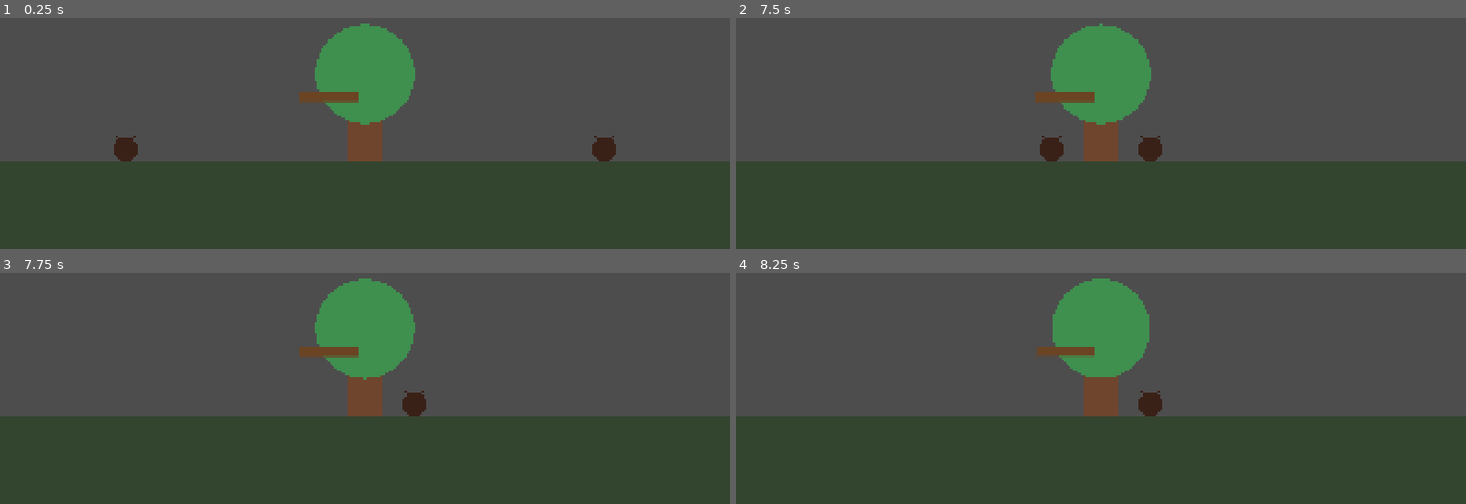
Above: before the commit, frames 1-4 (two rows, left to right).
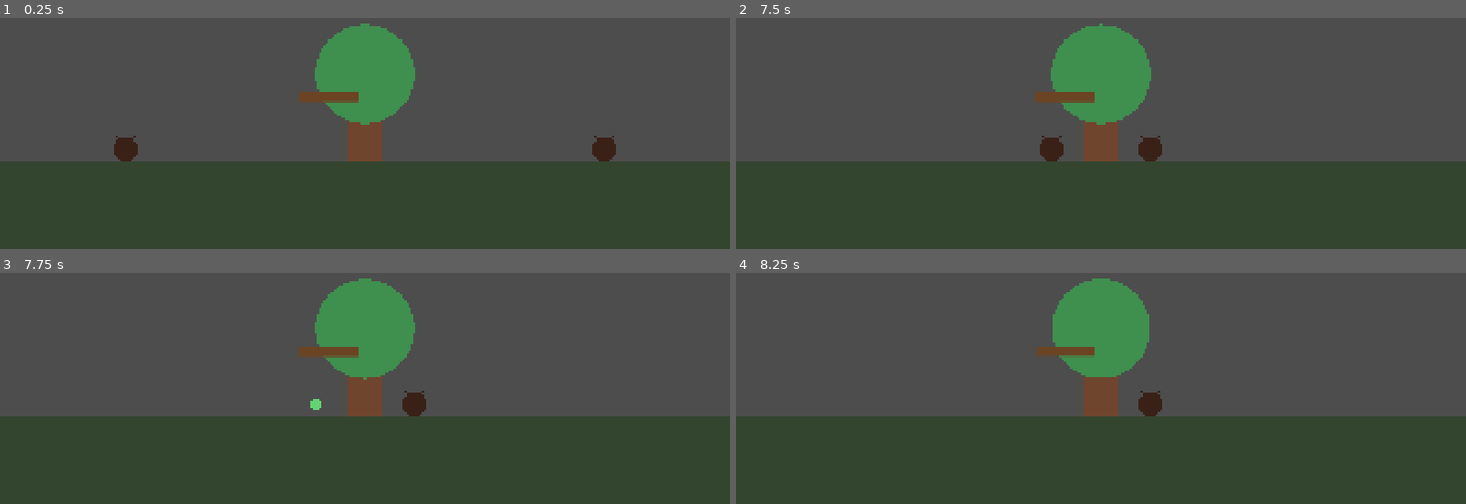
Above: after the commit, the same moments.

Repository: Triggggie/tree-guardian
Game: Godot game, scene res://scenes/main_world.tscn
The game is run twice, just before and just after one commit, with the same random seed, the same clock (stepped at 60 frames per second) and the same inputs. The project has no main scene, so this scene is started directly.
Inputs:
- Up to frame 1 (0.25 s): no input
- Up to frame 2 (7.5 s): tap Enter at 5, 6.5 s; tap Space at 5.75, 7.25 s
- Up to frame 3 (7.75 s): no input
- Up to frame 4 (8.25 s): tap Enter at 8 s

Frames 1-2 are identical in both runs. In frame 3, less than 0.1% of the frame differs, in the area x 42-44%, y 54-60%; in frame 4, nothing differs.

Commit message:
Add forest essence drop and collection

Diff:
--- /dev/null
+++ b/scenes/drops/forest_essence.tscn
@@ -0,0 +1,6 @@
+[gd_scene format=3 uid="uid://cuxmw11l8x4mi"]
+
+[ext_resource type="Script" uid="uid://c8c3ls2ow0n25" path="res://scripts/forest_essence.gd" id="1_atagu"]
+
+[node name="ForestEssence" type="Node2D" unique_id=1658619779]
+script = ExtResource("1_atagu")
--- a/scenes/main_world.tscn
+++ b/scenes/main_world.tscn
@@ -1,7 +1,7 @@
 [gd_scene format=3 uid="uid://ds2c4y6868ul3"]
 
 [ext_resource type="PackedScene" uid="uid://d3uxb01hw3ht0" path="res://scenes/tree/tree.tscn" id="1_6x5uh"]
-[ext_resource type="Script" uid="uid://c1cebm5kq3y4s" path="res://scenes/ground.gd" id="1_tt5ry"]
+[ext_resource type="Script" uid="uid://c1cebm5kq3y4s" path="res://scripts/ground.gd" id="1_tt5ry"]
 [ext_resource type="PackedScene" uid="uid://bq6epklbpqjum" path="res://scenes/enemies/bark_beetle.tscn" id="3_wjoj8"]
 
 [node name="MainWorld" type="Node2D" unique_id=487831534]
--- a/scripts/bark_beetle.gd
+++ b/scripts/bark_beetle.gd
@@ -1,5 +1,8 @@
 extends CharacterBody2D
 
+const FOREST_ESSENCE_SCENE: PackedScene = preload(
+	"res://scenes/drops/forest_essence.tscn"
+)
 
 @export var move_speed: float = 120.0
 @export var target_x: float = 960.0
@@ -43,8 +46,16 @@
 
 
 func die() -> void:
+	drop_forest_essence()
 	remove_from_group("enemies")
 	queue_free()
+
+
+func drop_forest_essence() -> void:
+	var essence: Node2D = FOREST_ESSENCE_SCENE.instantiate() as Node2D
+
+	get_parent().add_child(essence)
+	essence.global_position = global_position
 
 
 func _draw() -> void:
--- /dev/null
+++ b/scripts/forest_essence.gd
@@ -0,0 +1,44 @@
+extends Node2D
+
+
+@export var pickup_delay: float = 0.4
+@export var move_speed: float = 550.0
+@export var collect_distance: float = 24.0
+
+var target_tree: Node2D
+var elapsed_time: float = 0.0
+
+
+func _ready() -> void:
+	target_tree = get_tree().get_first_node_in_group("tree") as Node2D
+
+
+func _process(delta: float) -> void:
+	elapsed_time += delta
+
+	if elapsed_time < pickup_delay:
+		return
+
+	if not is_instance_valid(target_tree):
+		return
+
+	global_position = global_position.move_toward(
+		target_tree.global_position,
+		move_speed * delta
+	)
+
+	if global_position.distance_to(target_tree.global_position) <= collect_distance:
+		collect()
+
+
+func collect() -> void:
+	print("Forest Essence collected")
+	queue_free()
+
+
+func _draw() -> void:
+	draw_circle(
+		Vector2.ZERO,
+		14.0,
+		Color("63d471")
+	)
--- a/scripts/tree.gd
+++ b/scripts/tree.gd
@@ -9,6 +9,8 @@
 
 var idle_time: float = 0.0
 
+func _ready() -> void:
+	add_to_group("tree")
 
 func _process(delta: float) -> void:
 	idle_time += delta * idle_speed
Not shown, added: scripts/forest_essence.gd.uid
Renamed: scenes/ground.gd -> scripts/ground.gd
Renamed: scenes/ground.gd.uid -> scripts/ground.gd.uid
